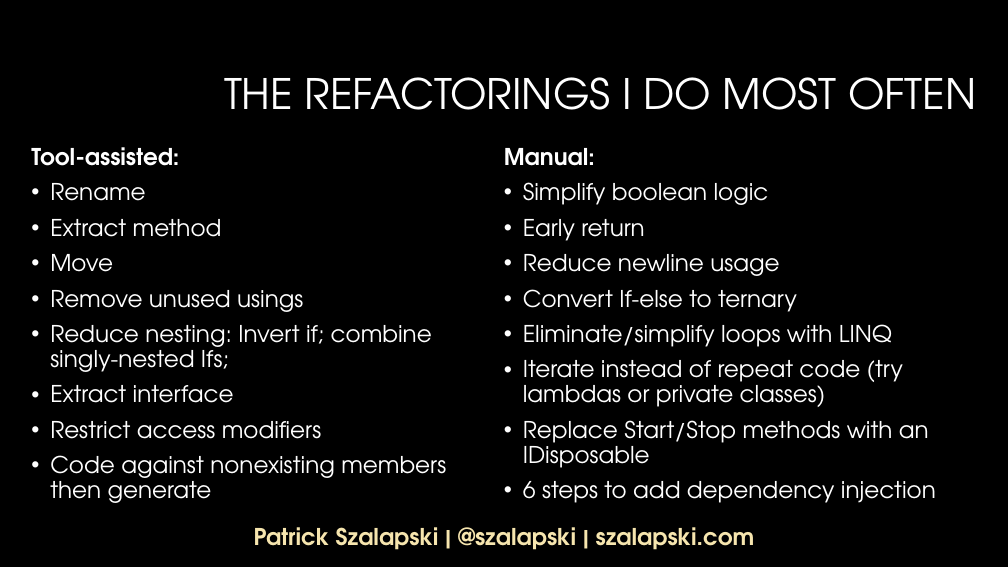
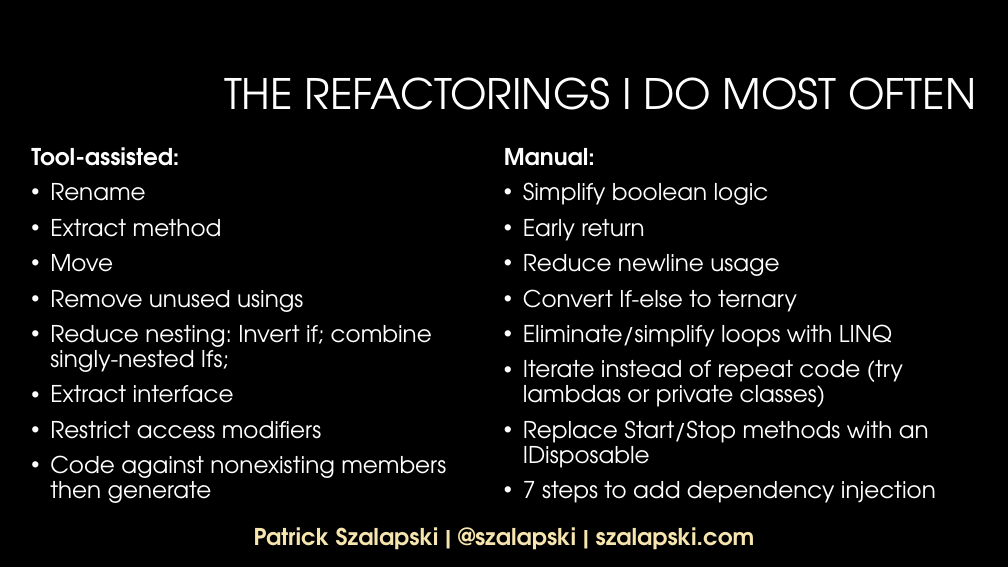
Before and after one commit to szalapski/AsyncAwaitPain, a slide deck: slide 21 of psz/PracticalRefactoring.pptx (slide 15 before the commit). Drawn at 1008x567 pixels with LibreOffice and Linux fonts; fonts in the diff are those of the drawing; background and template pictures are left out. Boxes give left, top, right and bottom in pixels: in the first picture for what was removed or moved away, otherwise in the second. Text is boxed around its words. In the diff, an @@ line names an element or a change of style, - is before the commit and + after.

```diff
--- a/psz/PracticalRefactoring.pptx
+++ b/psz/PracticalRefactoring.pptx
@@ text at [523,481,936,503]: text changed @@
-• 6 steps to add dependency injection
+• 7 steps to add dependency injection
```
Also in this commit, not shown: 7 slides added, 1 other file.
